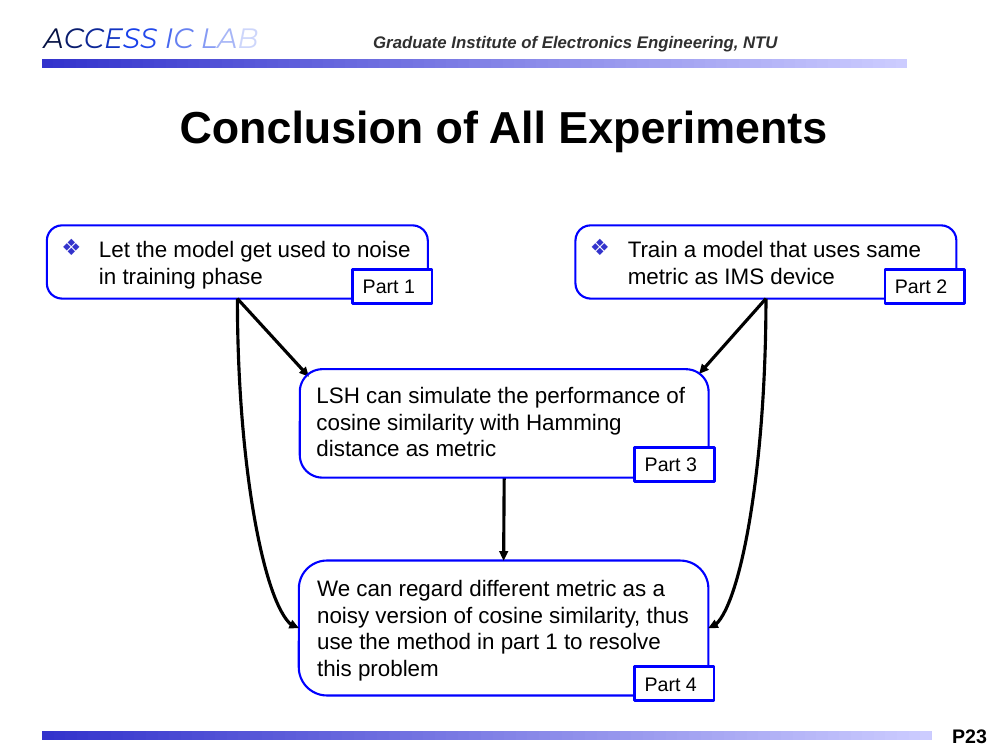
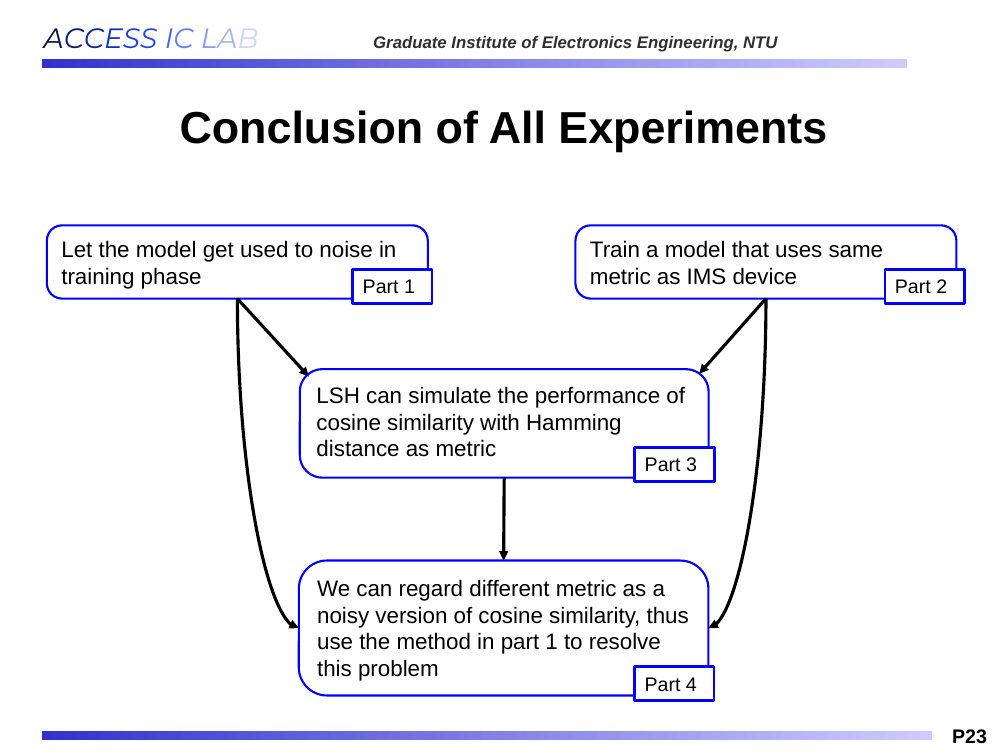
Before and after one commit to Oniontow/AndyWu_Project, a slide deck: slide 23 of b11901027_王仁軒.pptx. Drawn at 1008x756 pixels with LibreOffice and Linux fonts; fonts in the diff are those of the drawing; background and template pictures are left out. Boxes give left, top, right and bottom in pixels: in the first picture for what was removed or moved away, otherwise in the second. Text is boxed around its words. In the diff, an @@ line names an element or a change of style, - is before the commit and + after.

Commit message:
small mod

```diff
--- a/b11901027_王仁軒.pptx
+++ b/b11901027_王仁軒.pptx
@@ rounded rectangle "Let the model get used ..." at (x1=46, y1=226, x2=427, y2=299): bullet ❖ to none @@
@@ rounded rectangle "Train a model that uses ..." at (x1=576, y1=226, x2=957, y2=299): bullet ❖ to none @@
```
